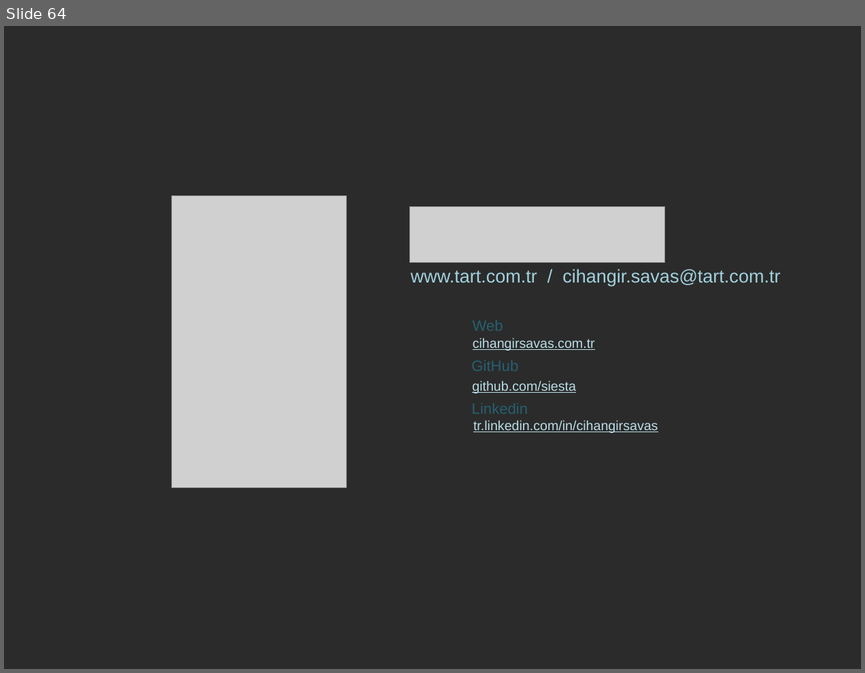
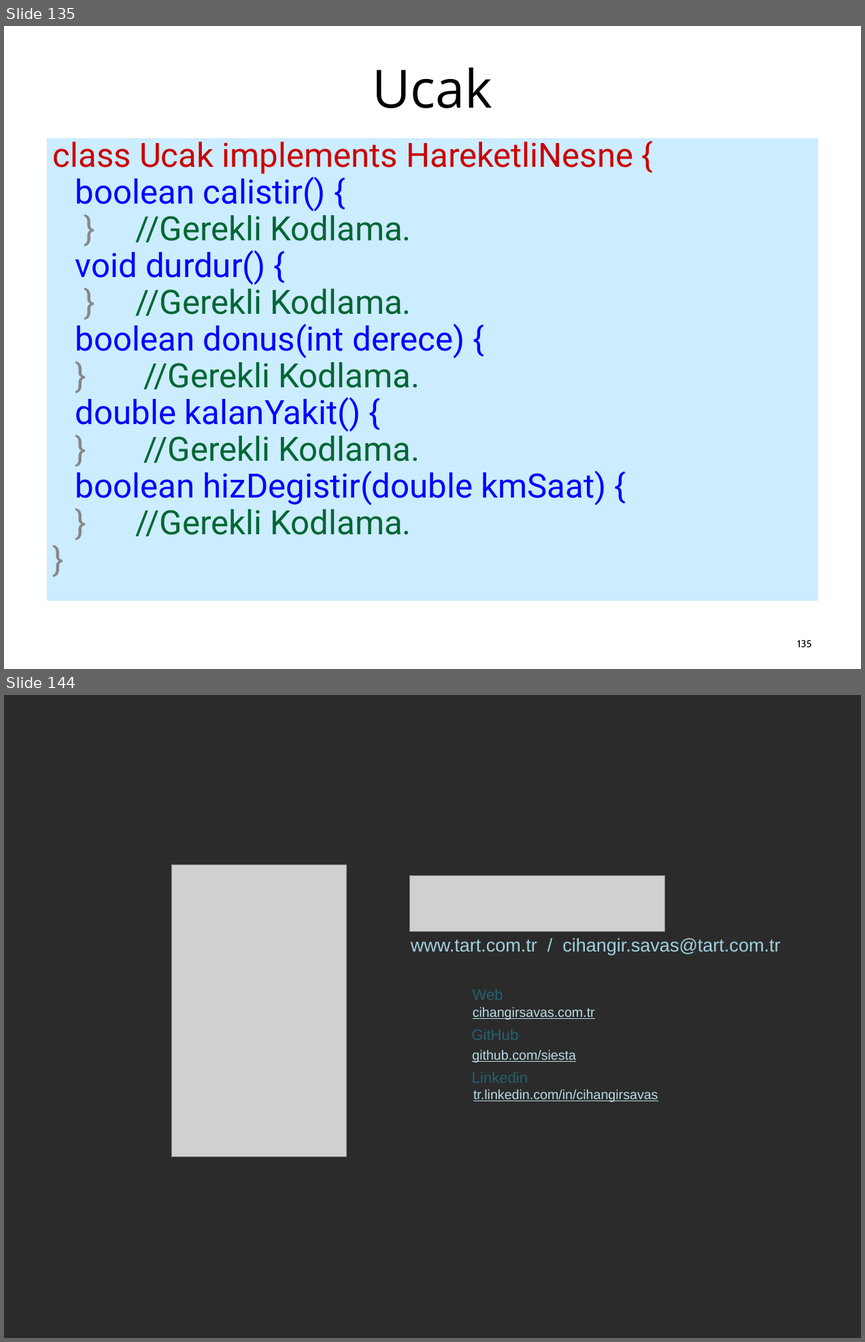
Before and after one commit to cihangir/summer-camp, a slide deck: SW101/SW101.odp. Shown one above the other, each under a label of ours: slide 64 before the commit, slides 135 and 144 after it; the slides between them are not shown. The pictures are 865x673 and 865x1342 pixels, drawn with LibreOffice and Linux fonts; fonts in the diff are those of the drawing; grey boxes stand for pictures; background and template pictures are left out; a plain dark background stands for a picture behind light text. Boxes give left, top, right and bottom in pixels: in the first picture for what was removed or moved away, otherwise in the second. Text is boxed around its words. In the diff, an @@ line names an element or a change of style, - is before the commit and + after.

```diff
--- a/SW101/SW101.odp
+++ b/SW101/SW101.odp
@@ slide 135 added at (x1=4, y1=26, x2=861, y2=669), background picture (left out) @@
@@ title added at (x1=372, y1=67, x2=492, y2=108), 63 pt, text #000000 @@
+Ucak
@@ text added at (x1=47, y1=138, x2=818, y2=600), fill #CCECFF, 40 pt, text #0000FF @@
+class Ucak implements HareketliNesne {
+boolean calistir() {
+} //Gerekli Kodlama.
+void durdur() {
+} //Gerekli Kodlama.
+boolean donus(int derece) {
+} //Gerekli Kodlama.
+double kalanYakit() {
+} //Gerekli Kodlama.
+boolean hizDegistir(double kmSaat) {
+} //Gerekli Kodlama.
+}
@@ page number added at (x1=797, y1=639, x2=811, y2=648), 12 pt, text #000000 @@
+135
@@ what was slide 64 is now slide 144 @@
```
Also in this commit, not shown: 1 slide changed, 80 other slides added, 1 slide removed.
